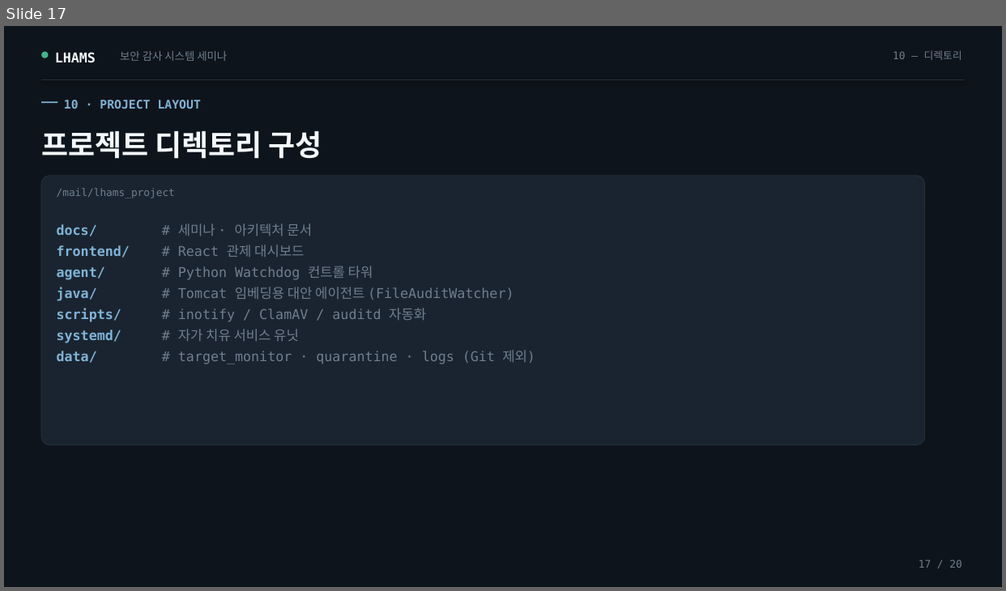
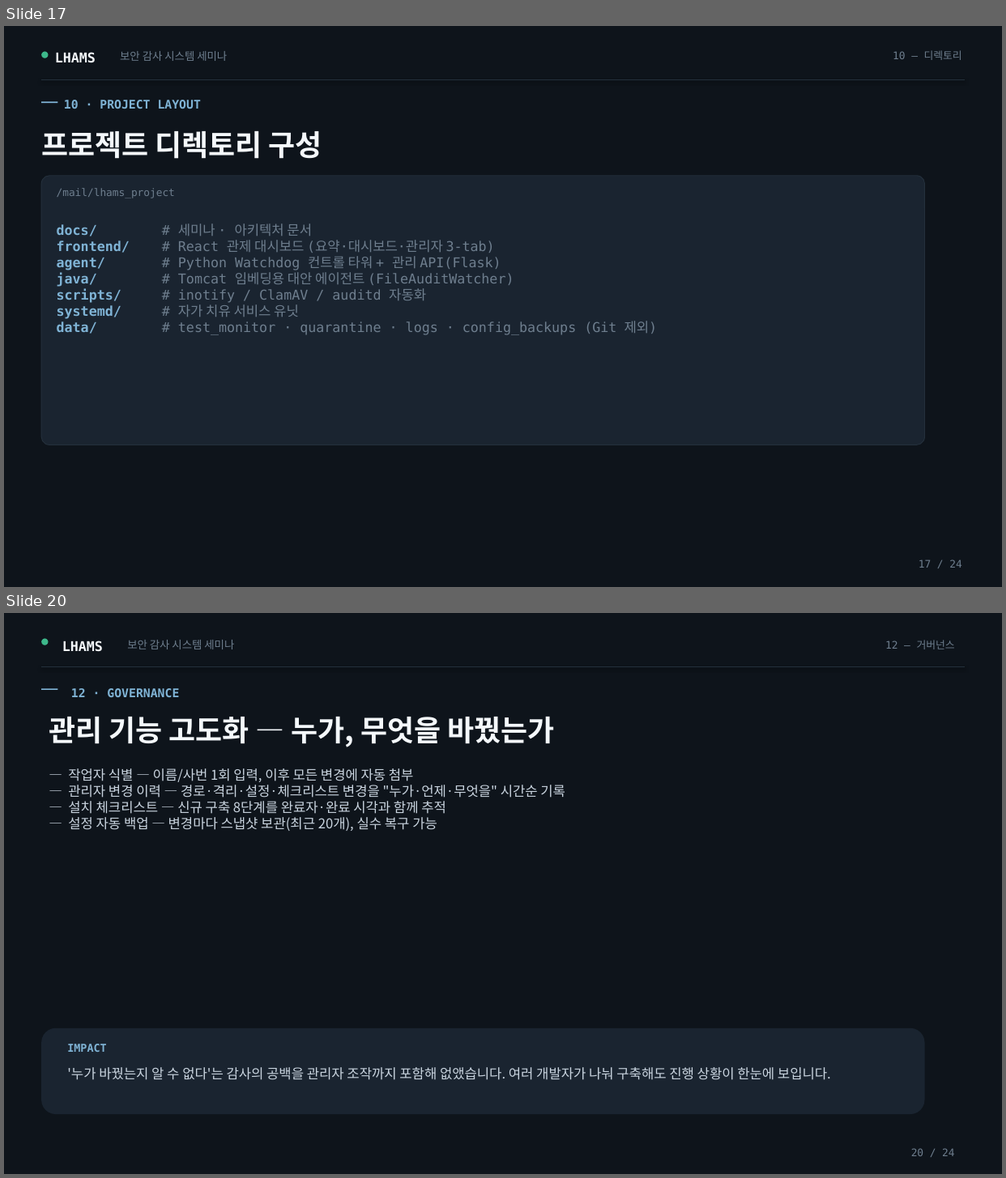
Before and after one commit to damhee-kim/lhams_project, a slide deck: docs/LHAMS_크리니티_통합세미나.pptx. Shown one above the other, each under a label of ours: slide 17 before the commit, slides 17 and 20 after it; the slides between them are not shown. The pictures are 1006x591 and 1006x1178 pixels, drawn with LibreOffice and Linux fonts; fonts in the diff are those of the drawing. Boxes give left, top, right and bottom in pixels: in the first picture for what was removed or moved away, otherwise in the second. Text is boxed around its words. In the diff, an @@ line names an element or a change of style, - is before the commit and + after.

Commit message:
[LAHMS] 전체 관리 리소스 개선 - 다중 서버 SI 고객사 관리 운영 UI/UX 개선 - 서비스 Ihams_watchdog.py 홈 경로 설정 외부 설정 가능 UI 기능 반영 - 세미나 자료 현행화

```diff
--- a/docs/LHAMS_크리니티_통합세미나.pptx
+++ b/docs/LHAMS_크리니티_통합세미나.pptx
@@ slide 20 added at [4,613,1002,1174], background #0E141B @@
@@ ellipse added at [41,638,49,645], fill #3DB88B @@
@@ text added at [62,641,103,652], 13 pt, text #F4F8FB, bold @@
+LHAMS
@@ text added at [127,640,234,649], 10.5 pt, text #6E7E8E @@
+보안 감사 시스템 세미나
@@ text added at [885,640,955,649], 10 pt, text #6E7E8E @@
+12 — 거버넌스
@@ line added from (41, 667) to (965, 667), #24303C 0.75 pt @@
@@ rectangle added at [41,688,58,690], fill #7FB3D5 @@
@@ text added at [71,688,179,697], 11.5 pt, text #7FB3D5, bold @@
+12 · GOVERNANCE
@@ text added at [49,717,555,747], 28 pt, text #F4F8FB, bold @@
+관리 기능 고도화 — 누가, 무엇을 바꿨는가
@@ text added at [68,769,565,831], 13 pt, text #C9D4DF @@
+— 작업자 식별 — 이름/사번 1회 입력, 이후 모든 변경에 자동 첨부
+— 관리자 변경 이력 — 경로·격리·설정·체크리스트 변경을 "누가·언제·무엇을" 시간순 기록
+— 설치 체크리스트 — 신규 구축 8단계를 완료자·완료 시각과 함께 추적
+— 설정 자동 백업 — 변경마다 스냅샷 보관(최근 20개), 실수 복구 가능
@@ rounded rectangle added at [41,1029,925,1114], fill #1A2430 @@
@@ text added at [67,1044,106,1052], 10.5 pt, text #7FB3D5, bold @@
+IMPACT
@@ text added at [67,1067,831,1080], 13 pt, text #C9D4DF @@
+'누가 바꿨는지 알 수 없다'는 감사의 공백을 관리자 조작까지 포함해 없앴습니다. 여러 개발자가 나눠 구축해도 진행 상황이 한눈에 보입니다.
@@ text added at [911,1148,954,1157], 10 pt, text #6E7E8E @@
+20 / 24
@@ slide 17 changed as well @@
@@ text at [178,240,501,271]: text changed @@
-frontend/ # React 관제 대시보드
-agent/ # Python Watchdog 컨트롤 타워
+frontend/ # React 관제 대시보드 (요약·대시보드·관리자 3-tab)
+agent/ # Python Watchdog 컨트롤 타워 + 관리 API(Flask)
@@ text at [178,270,514,317]: line spacing 1.3 to 1 @@
@@ text at [178,321,658,335]: text changed @@
-data/ # target_monitor · quarantine · logs (Git 제외)
+data/ # test_monitor · quarantine · logs · config_backups (Git 제외)
@@ text at [918,560,961,568]: text changed @@
-17 / 20
+17 / 24
```
Also in this commit, not shown: 18 other slides changed, 3 other slides added, 18 other files.
